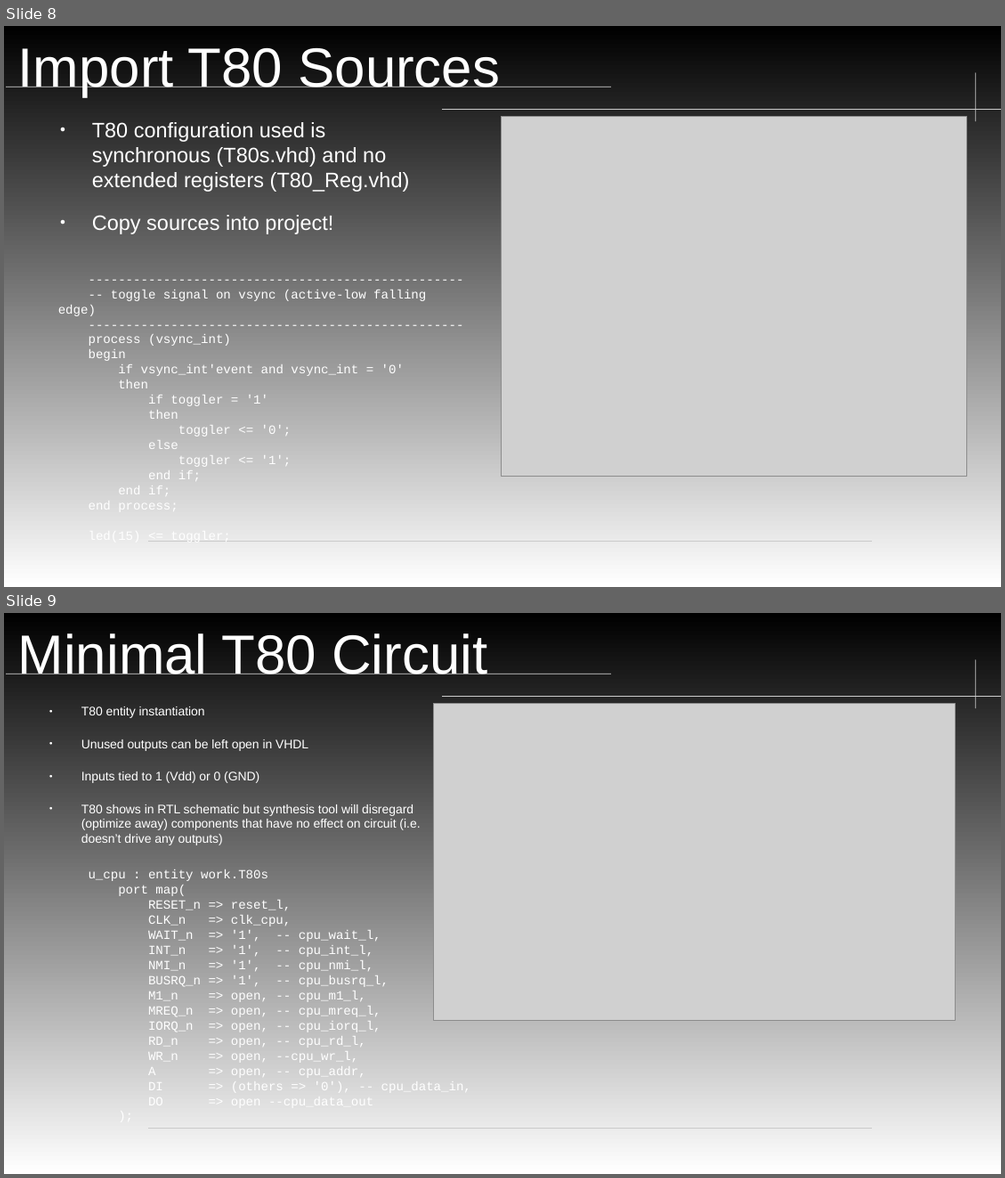
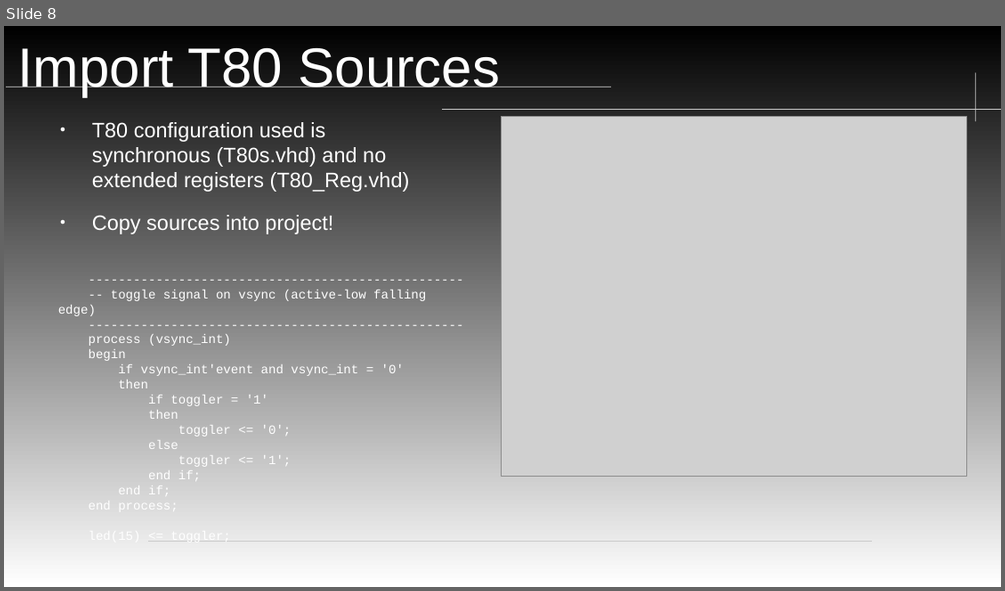
Before and after one commit to neiderm/retro_comp_fpga, a slide deck: docs/soc_t80_cpu_IRQ.odp. Shown one above the other, each under a label of ours: slides 8 and 9 before the commit, slide 8 after it. The pictures are 1005x1178 and 1005x591 pixels, drawn with LibreOffice and Linux fonts; fonts in the diff are those of the drawing; grey boxes stand for pictures; background and template pictures are left out. Boxes give left, top, right and bottom in pixels: in the first picture for what was removed or moved away, otherwise in the second. Text is boxed around its words. In the diff, an @@ line names an element or a change of style, - is before the commit and + after.

```diff
--- a/docs/soc_t80_cpu_IRQ.odp
+++ b/docs/soc_t80_cpu_IRQ.odp
@@ slide 9 removed at bbox=[4, 613, 1001, 1174], background gradient #FFFFFF to #000000; not listed: 4 template elements that a slide beside it also shows @@
@@ title removed at bbox=[18, 633, 487, 674] @@
-Minimal T80 Circuit
@@ text removed at bbox=[81, 706, 420, 845] @@
-● T80 entity instantiation
-● Unused outputs can be left open in VHDL
-● Inputs tied to 1 (Vdd) or 0 (GND)
-● T80 shows in RTL schematic but synthesis tool will disregard (optimize away) components that have no effect on circuit (i.e. doesn’t drive any outputs)
@@ picture removed at bbox=[434, 704, 955, 1020] @@
@@ text removed at bbox=[89, 869, 471, 1094] @@
-u_cpu : entity work.T80s
-port map(
-RESET_n => reset_l,
-CLK_n => clk_cpu,
-WAIT_n => '1', -- cpu_wait_l,
-INT_n => '1', -- cpu_int_l,
-NMI_n => '1', -- cpu_nmi_l,
-BUSRQ_n => '1', -- cpu_busrq_l,
-M1_n => open, -- cpu_m1_l,
-MREQ_n => open, -- cpu_mreq_l,
-IORQ_n => open, -- cpu_iorq_l,
-RD_n => open, -- cpu_rd_l,
-WR_n => open, --cpu_wr_l,
-A => open, -- cpu_addr,
-DI => (others => '0'), -- cpu_data_in,
-DO => open --cpu_data_out
-);
```
Also in this commit, not shown: 4 slides changed, 4 other slides removed.
